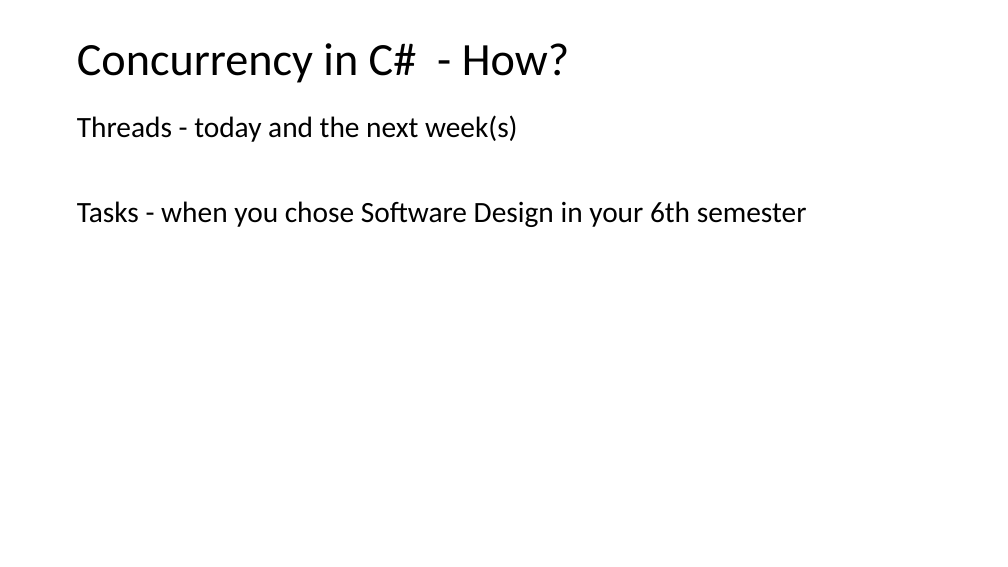
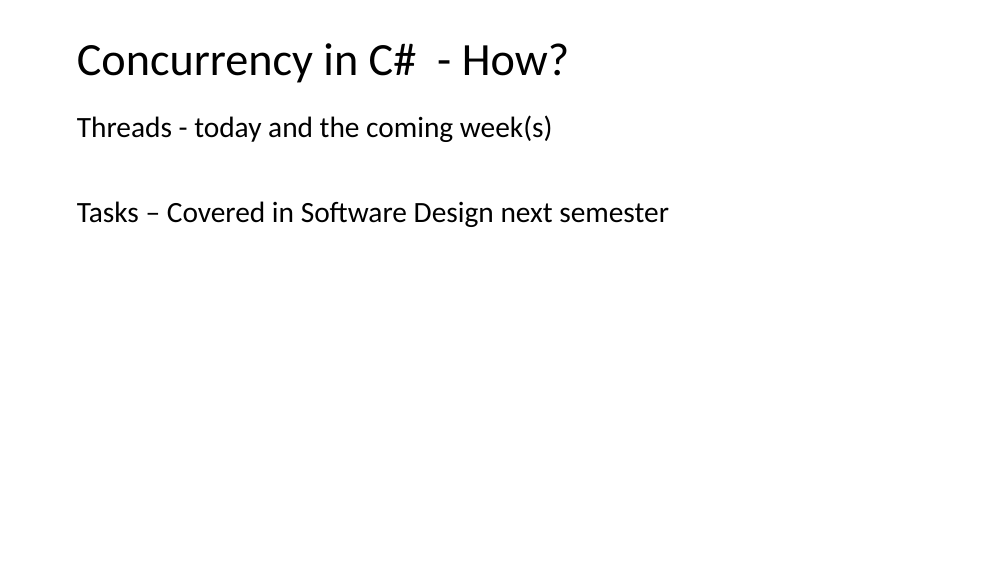
Before and after one commit to codesmurf/st3its3_teaching, a slide deck: slide 6 of 05 Parallel programming/Threading.pptx. Drawn at 1008x567 pixels with LibreOffice and Linux fonts; fonts in the diff are those of the drawing. Boxes give left, top, right and bottom in pixels: in the first picture for what was removed or moved away, otherwise in the second. Text is boxed around its words. In the diff, an @@ line names an element or a change of style, - is before the commit and + after.

```diff
--- a/05 Parallel programming/Threading.pptx
+++ b/05 Parallel programming/Threading.pptx
@@ text at [77, 115, 669, 227]: text changed @@
-Threads - today and the next week(s)
-Tasks - when you chose Software Design in your 6th semester
+Threads - today and the coming week(s)
+Tasks – Covered in Software Design next semester
```
Also in this commit, not shown: 4 other slides changed, 1 slide added, 1 slide removed, 3 other files.
